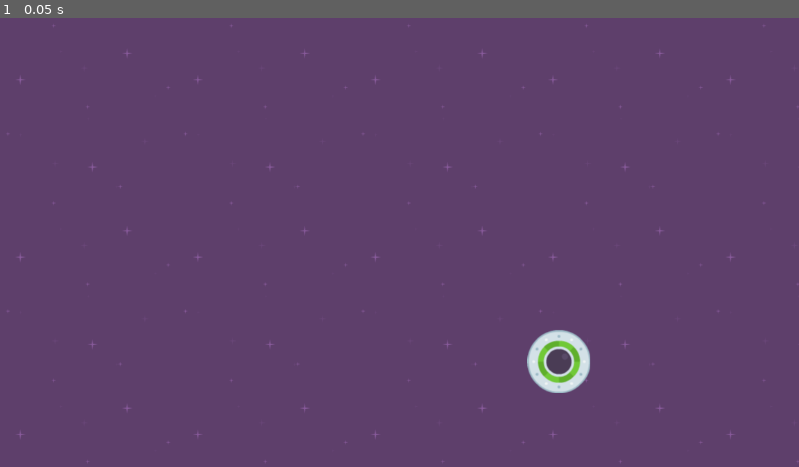
Above: before the commit, frame 1.
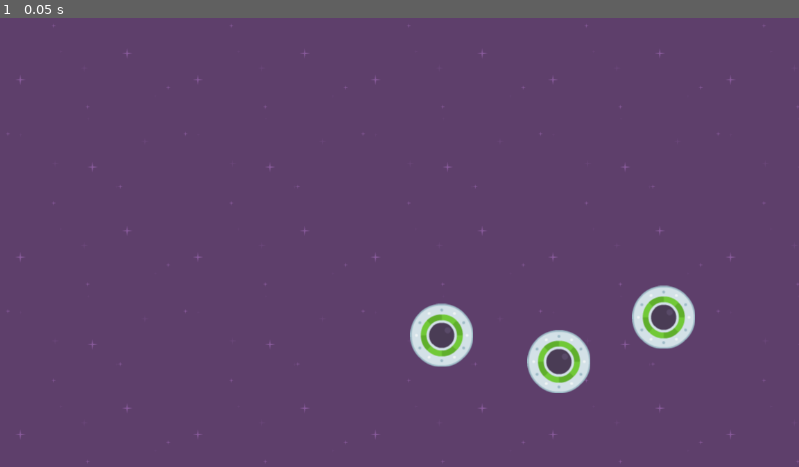
Above: after the commit, the same moment.

Repository: TommyVanAcker/speedy-saucer
Game: Godot game, scene res://level_1.tscn
Same seed, same stepped clock (60 frames per second), same inputs: the game is played once before the commit and once after it.
Inputs:
- Up to frame 1 (0.05 s): no input

The runs differ from the first frame. In frame 1, 1.5% of the frame differs, in the area x 51-87%, y 59-78%.

Commit message:
addes multiple instances

Diff:
--- a/level_1.tscn
+++ b/level_1.tscn
@@ -16,3 +16,9 @@
 
 [node name="Player" parent="." instance=ExtResource("2_hbghi")]
 position = Vector2(806, 496)
+
+[node name="Player2" parent="." instance=ExtResource("2_hbghi")]
+position = Vector2(637, 458)
+
+[node name="Player3" parent="." instance=ExtResource("2_hbghi")]
+position = Vector2(957, 432)
